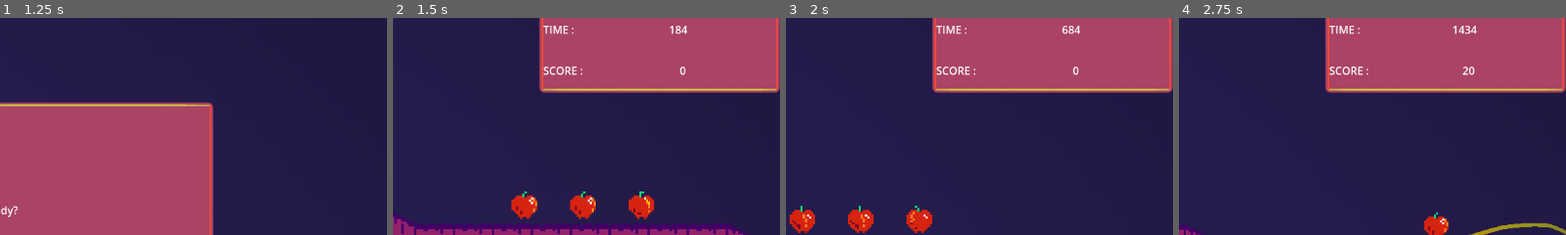
Above: before the commit, frames 1-4 (left to right).
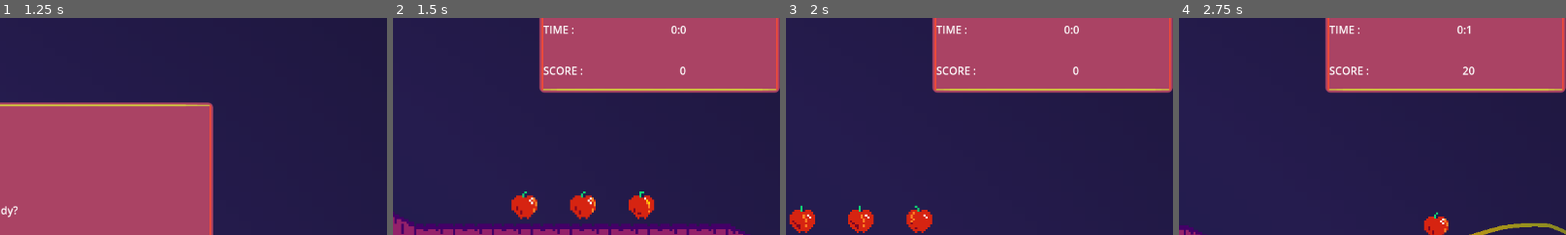
Above: after the commit, the same moments.

Repository: LettucePie/gwj-62-harvest
Game: Godot game, scene res://Play.tscn
The game is run twice, just before and just after one commit, with the same random seed, the same clock (stepped at 60 frames per second) and the same inputs.
Inputs:
- Up to frame 1 (1.25 s): click "Play" at 0.5 s
- Up to frame 2 (1.5 s): click "GO!" at 1.25 s
- Up to frame 3 (2 s): no input
- Up to frame 4 (2.75 s): hold W (accelerate) from 2.03 s (still down)
The pictures show only the part of the screen within x 50-100%, y 2-52%; the shares and areas given below are measured in that part.

Frame 1 is identical in both runs. In frame 2, 0.1% of the frame differs, in the area x 71-77%, y 3-8%; in frame 3, 0.1%; in frame 4, 0.2%, in the area x 70-77%, y 3-8%.

Commit message:
Formated time and travel

Diff:
--- a/menus/gui.gd
+++ b/menus/gui.gd
@@ -73,18 +73,24 @@
 		emit_signal("player_pause")
 
 
+func time_from_msecs(msecs):
+	var seconds = msecs / 1000
+	var minutes = round(seconds / 60)
+	return str(minutes) + ":" + str(seconds)
+
+
 func update_labels():
 	if playing:
-		$Panel/VBoxContainer/time_container/time.text = str(Time.get_ticks_msec() - stage.start_time)
+		$Panel/VBoxContainer/time_container/time.text = time_from_msecs(Time.get_ticks_msec() - stage.start_time)
 		$Panel/VBoxContainer/score_container/score.text = str(stage.score)
 		$TextureRect/speedometer.value = speedometer[player.speed_stage]
 		$TextureRect/momentum.value = player.speed_shift
 
 
 func display_results():
-	$results_panel/VBoxContainer/time_container/time_result.text = str(stage.final_time)
+	$results_panel/VBoxContainer/time_container/time_result.text = time_from_msecs(stage.final_time)
 	$results_panel/VBoxContainer/score_container/score_result.text = str(stage.score)
-	$results_panel/VBoxContainer/travel_container/travel_result.text = str(stage.travel)
+	$results_panel/VBoxContainer/travel_container/travel_result.text = str(round(stage.travel) / 3) + "m"
 
 
 func _on_start_button_pressed():
